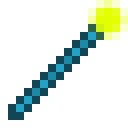
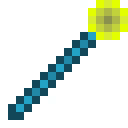
Layers edited between the first and the second (128, 128) image:
painted on "stick.png" over <box>88,0,128,40</box>
